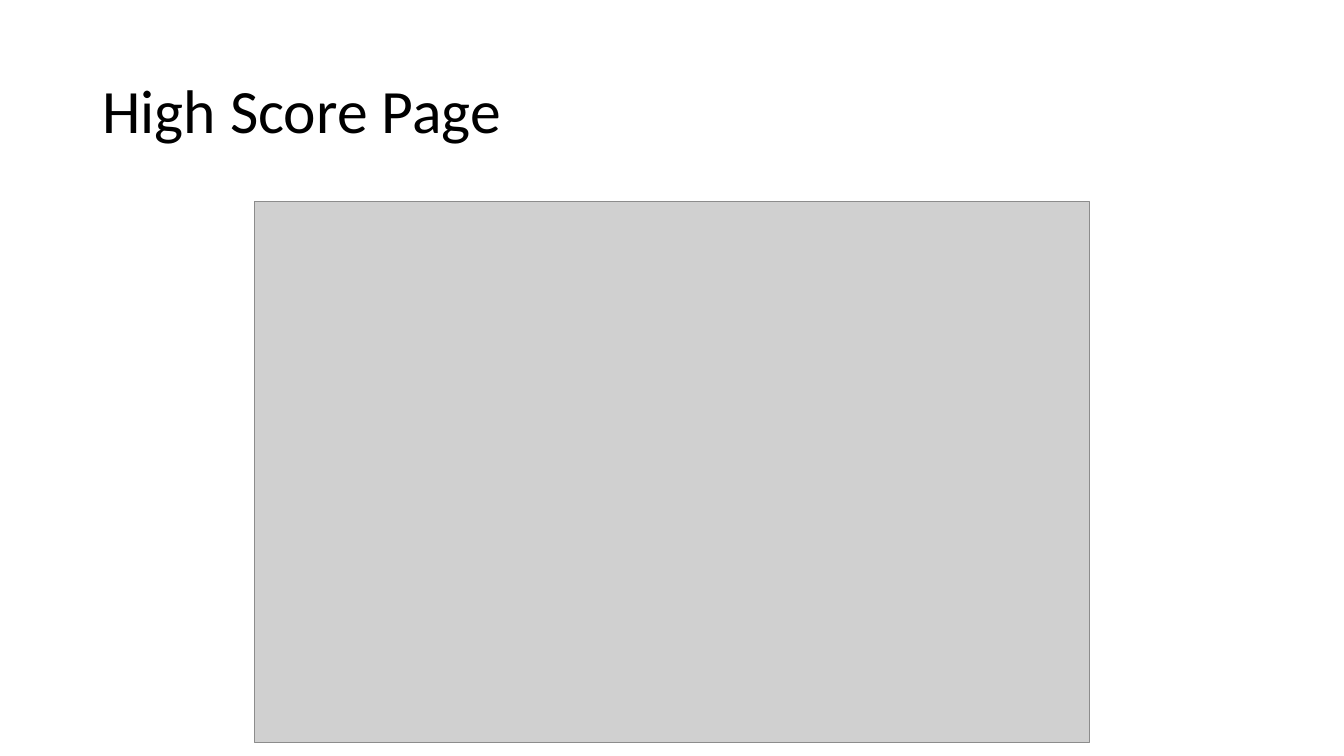
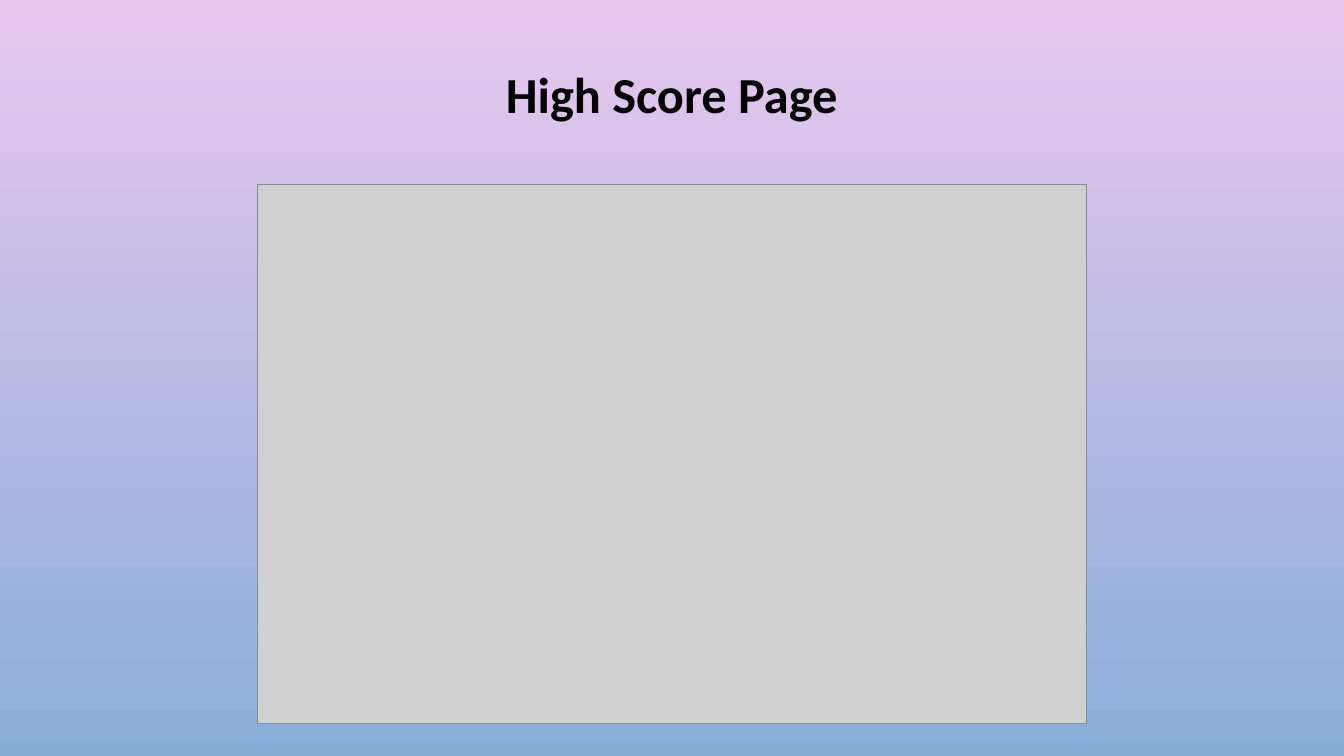
Before and after one commit to Jacobchapman99/ENSE-374-Group07-Project, a slide deck: slide 12 of Milestone 2/Milestone 2.ppt. Drawn at 1344x756 pixels with LibreOffice and Linux fonts; fonts in the diff are those of the drawing; grey boxes stand for pictures; background and template pictures are left out. Boxes give left, top, right and bottom in pixels: in the first picture for what was removed or moved away, otherwise in the second. Text is boxed around its words. In the diff, an @@ line names an element or a change of style, - is before the commit and + after.

```diff
--- a/Milestone 2/Milestone 2.ppt
+++ b/Milestone 2/Milestone 2.ppt
@@ background #FFFFFF to picture (left out) @@
@@ title "High Score Page": place and size @@
-title "High Score Page" at [102, 90, 501, 144]
+title "High Score Page" at [506, 77, 837, 122]
@@ title "High Score Page" at [506, 77, 837, 122]: size 44 to 36 pt, bold on; alignment left to centre @@
@@ picture: place and size @@
-picture at [255, 201, 1089, 743]
+picture at [257, 185, 1086, 723]
```
Also in this commit, not shown: 16 other slides changed.
